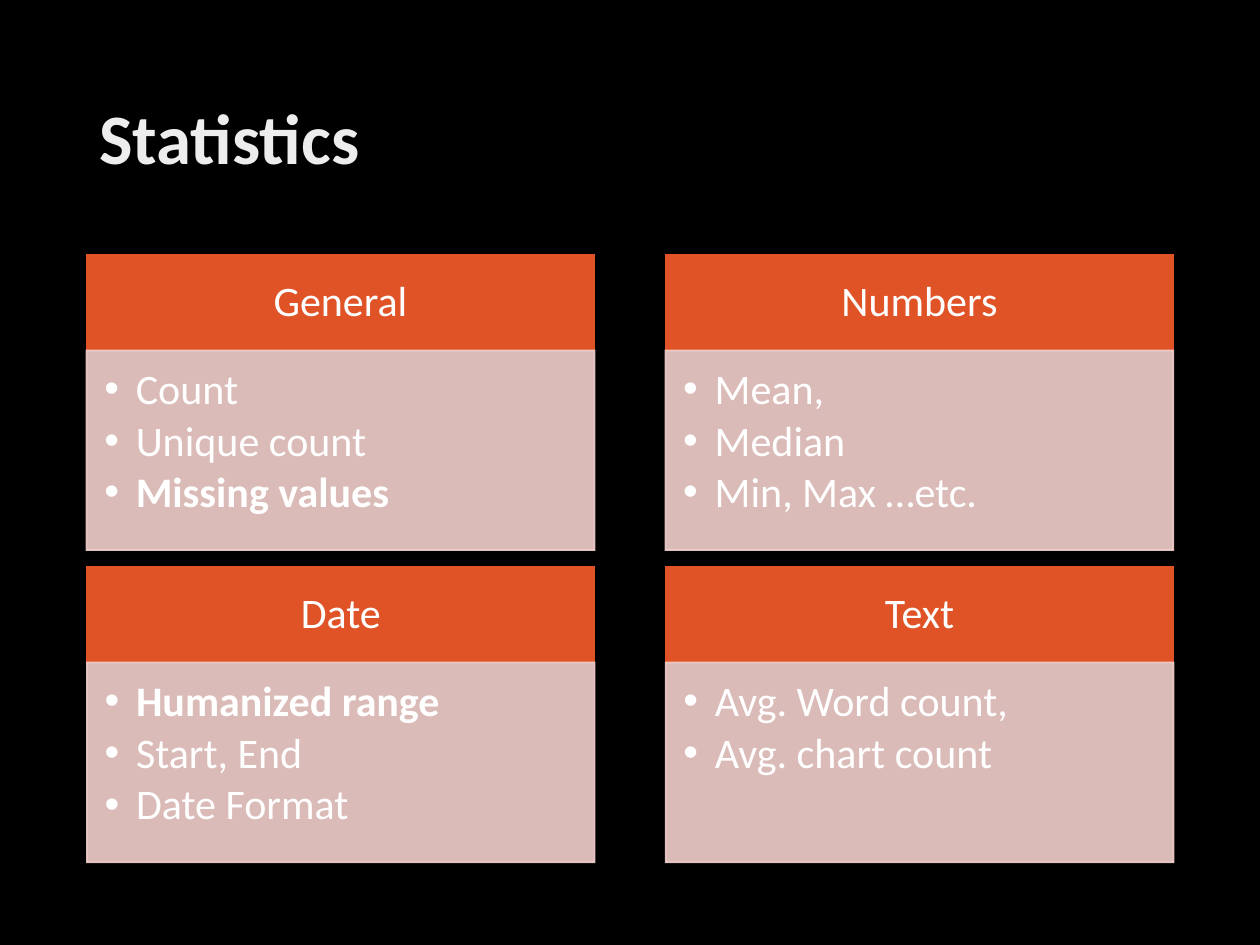
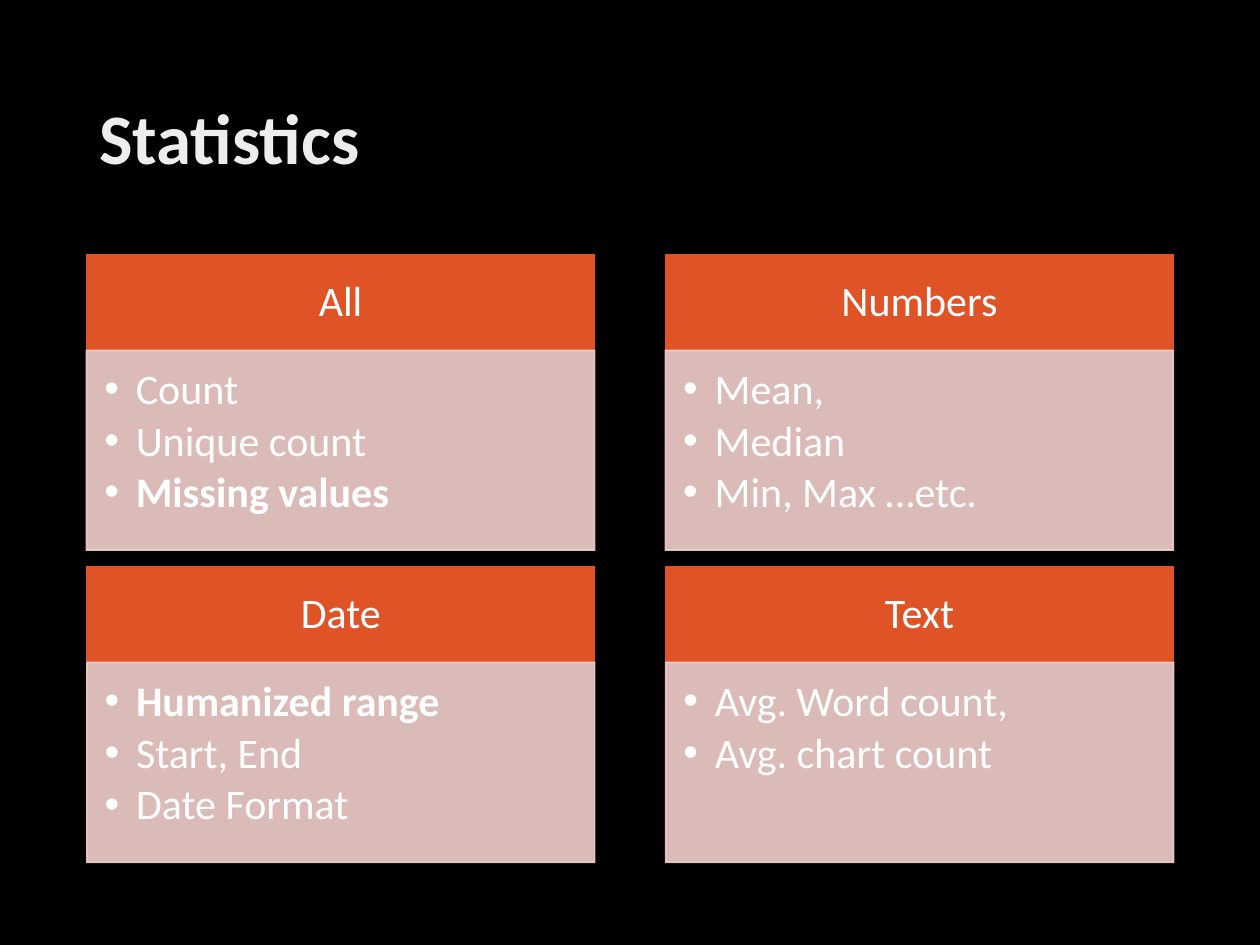
Before and after one commit to jannah/MetaReader, a slide deck: slide 7 of MetaReader.pptx. Drawn at 1260x945 pixels with LibreOffice and Linux fonts; fonts in the diff are those of the drawing; background and template pictures are left out. Boxes give left, top, right and bottom in pixels: in the first picture for what was removed or moved away, otherwise in the second. Text is boxed around its words. In the diff, an @@ line names an element or a change of style, - is before the commit and + after.

```diff
--- a/MetaReader.pptx
+++ b/MetaReader.pptx
@@ text at (319, 287, 363, 316): text changed @@
-General
+All
```
Also in this commit, not shown: 4 other slides changed, 2 other files.
